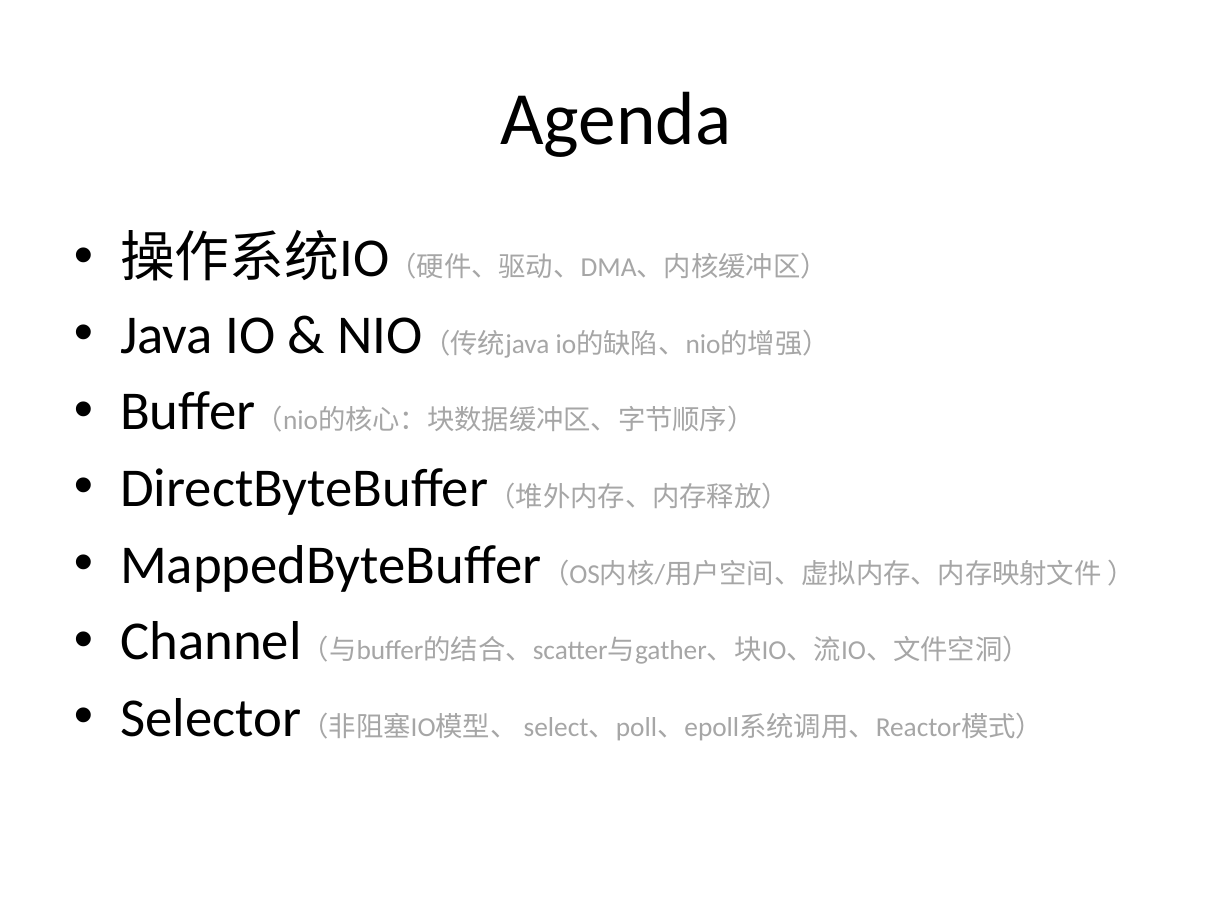
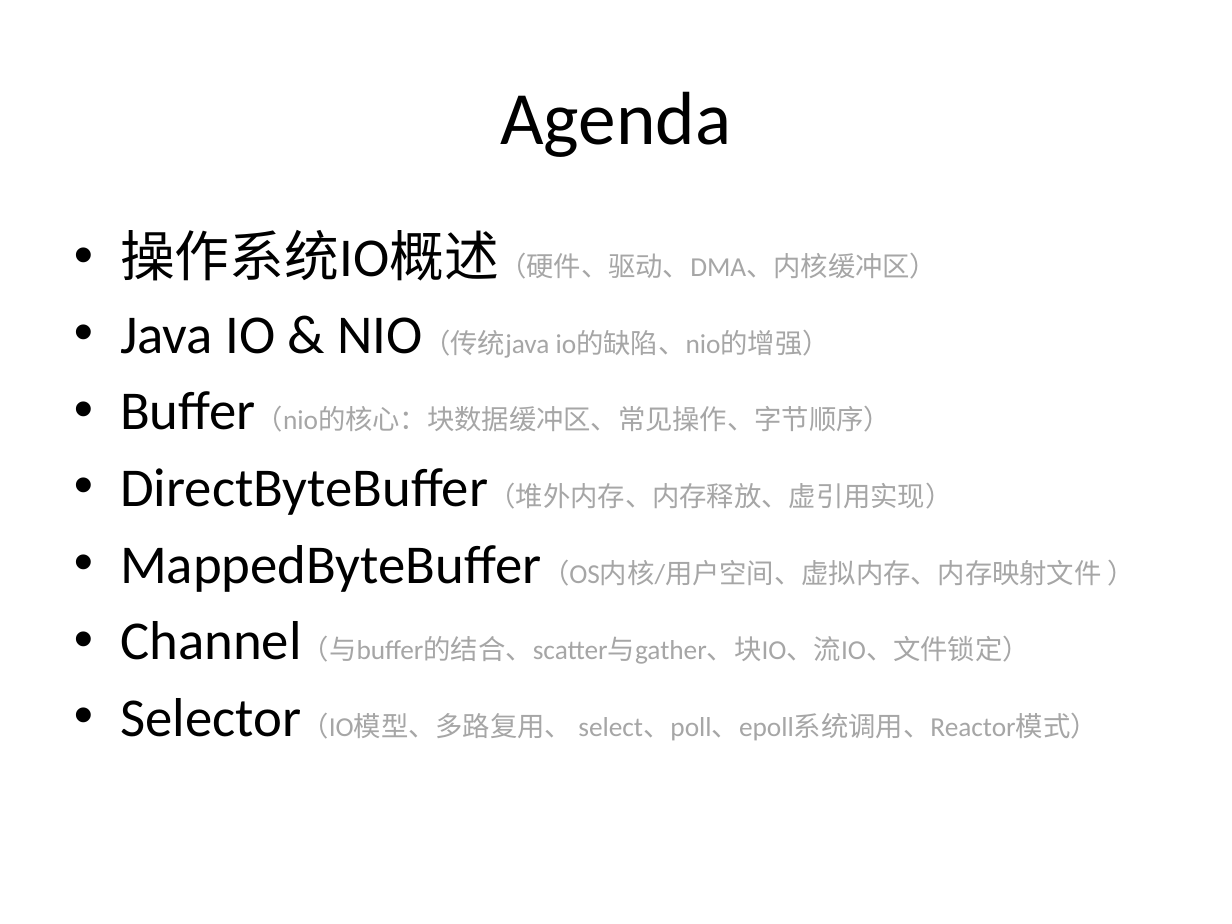
Before and after one commit to guhanjie/Knowledge-sharing, a slide deck: slide 2 of 扒一扒Java IO那些事儿.pptx. Drawn at 1232x924 pixels with LibreOffice and Linux fonts; fonts in the diff are those of the drawing. Boxes give left, top, right and bottom in pixels: in the first picture for what was removed or moved away, otherwise in the second. Text is boxed around its words. In the diff, an @@ line names an element or a change of style, - is before the commit and + after.

```diff
--- a/扒一扒Java IO那些事儿.pptx
+++ b/扒一扒Java IO那些事儿.pptx
@@ text at box(120, 230, 937, 281): text changed @@
-• 操作系统IO（硬件、驱动、DMA、内核缓冲区）
+• 操作系统IO概述（硬件、驱动、DMA、内核缓冲区）
@@ text at box(120, 391, 953, 515): text changed @@
-• Buffer（nio的核心：块数据缓冲区、字节顺序）
-• DirectByteBuffer（堆外内存、内存释放）
+• Buffer（nio的核心：块数据缓冲区、常见操作、字节顺序）
+• DirectByteBuffer（堆外内存、内存释放、虚引用实现）
@@ text at box(120, 621, 1097, 740): text changed @@
-• Channel（与buffer的结合、scatter与gather、块IO、流IO、文件空洞）
-• Selector（非阻塞IO模型、 select、poll、epoll系统调用、Reactor模式）
+• Channel（与buffer的结合、scatter与gather、块IO、流IO、文件锁定）
+• Selector（IO模型、多路复用、 select、poll、epoll系统调用、Reactor模式）
```
Also in this commit, not shown: 7 other slides changed, 3 slides removed.
